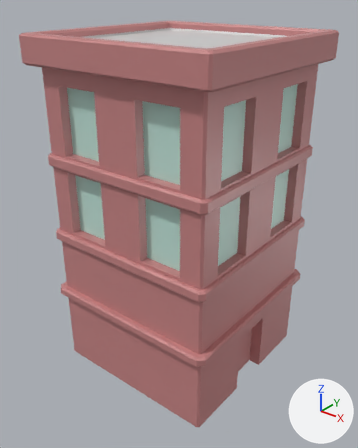
The FBX model Zen citybuilder/Assets/Models/BasicBuilding.fbx, before and after one commit.
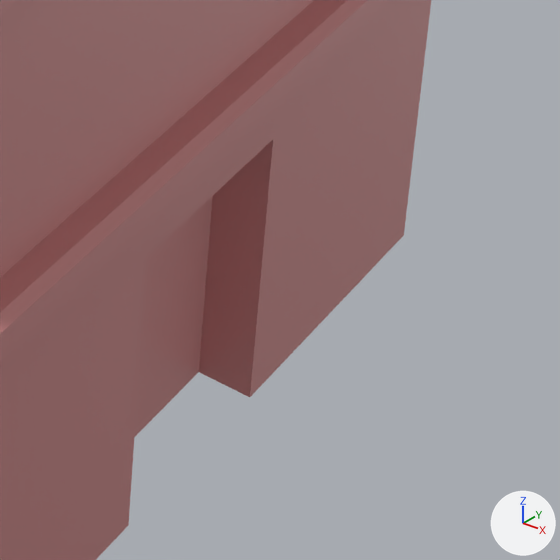
Each version appears first whole from a 50 mm lens placed at (0.0643, -0.0819, 0.0849), pointed at (0.0001, -0.0017, 0.0352), and next in a close-up on the part from 60% to 88% of the width and 65% to 88% of the height. Every picture has the same lights, and +X, +Y and +Z are marked at lower right. Where no turn or scale is listed for an object, it has been applied to the vertices.

Objects in the first close-up: 'Immeuble'.
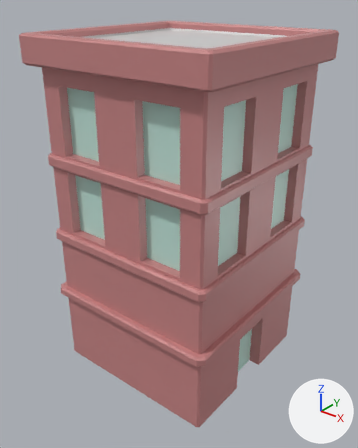
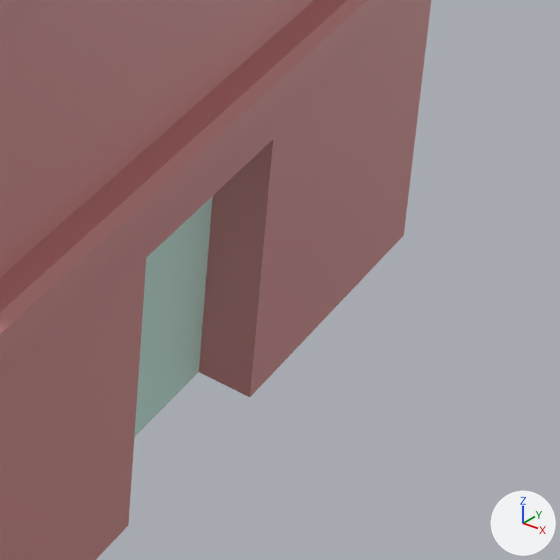
Where the change shows, as pixel boxes (x1, y1, x2, y2) in the close-ups (560 x 560 px):
part 1 of me_mesh, recoloured
    both: (134, 196, 213, 437)

The change, as a diff of the scene's bpy script:
```diff
--- a/Zen citybuilder/Assets/Models/BasicBuilding.fbx.py
+++ b/Zen citybuilder/Assets/Models/BasicBuilding.fbx.py
@@ me_mesh @@
 me_mesh.from_pydata(...)  # 942 vertices, 942 faces; spans x -0.0225..0.0225, y -0.0225..0.0225, z 0.0..0.0764
 # used by ob_immeuble; location = (0.0, 0.0, 0.0)
+# me_mesh part 1: the 1 face centred in x 0.0173, y 0.0, z 0.0071 switches from mat_beton (pink #c88585) to mat_windows (white #c3e7dd)
 me_mesh.materials.append(mat_beton)
```
